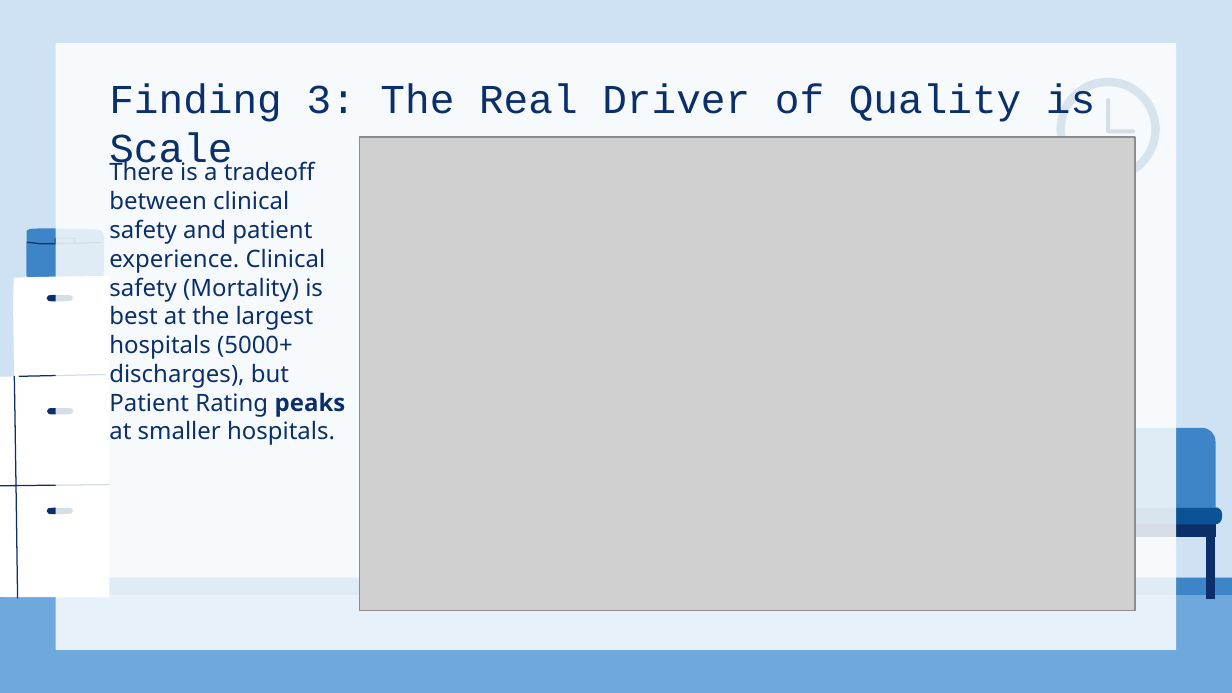
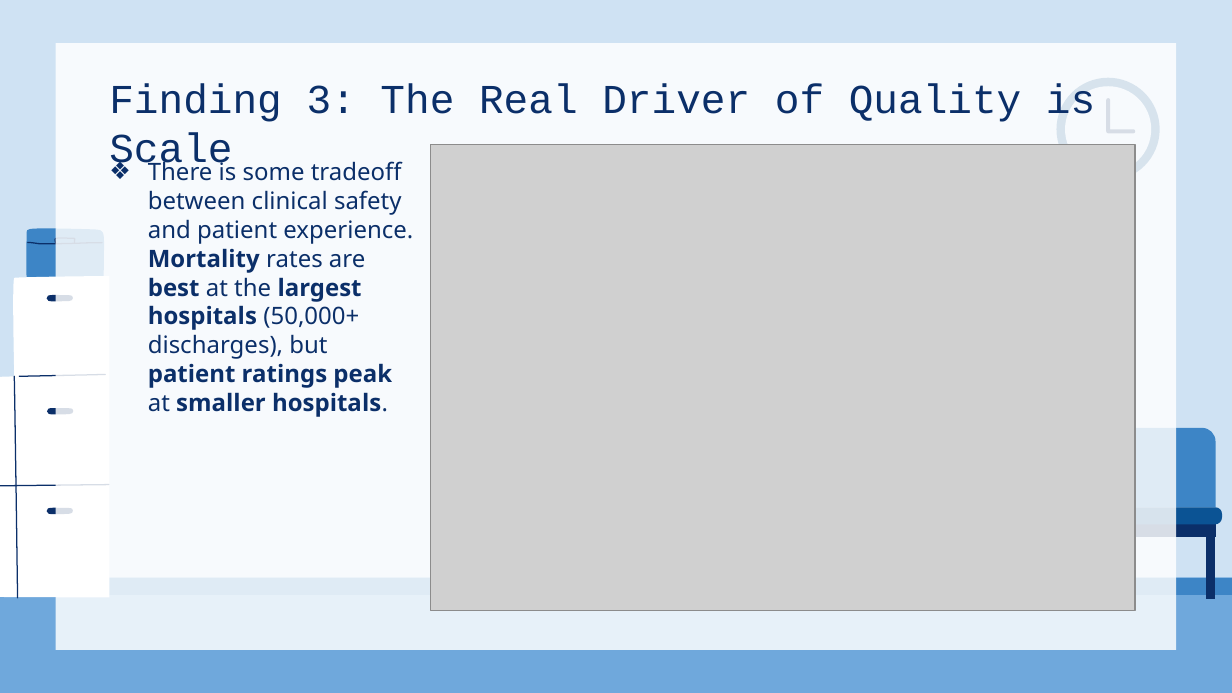
Before and after one commit to kjaques/hospital-financial-and-quality-performance, a slide deck: slide 12 of The Cost of Care.pptx. Drawn at 1232x693 pixels with LibreOffice and Linux fonts; fonts in the diff are those of the drawing; grey boxes stand for pictures. Boxes give left, top, right and bottom in pixels: in the first picture for what was removed or moved away, otherwise in the second. Text is boxed around its words. In the diff, an @@ line names an element or a change of style, - is before the commit and + after.

```diff
--- a/The Cost of Care.pptx
+++ b/The Cost of Care.pptx
@@ picture: place and size @@
-picture at bbox=[360, 137, 1135, 610]
+picture at bbox=[430, 144, 1135, 610]
@@ subtitle at bbox=[148, 158, 413, 417]: text changed @@
-There is a tradeoff between clinical safety and patient experience. Clinical safety (Mortality) is best at the largest hospitals (5000+ discharges), but Patient Rating peaks at smaller hospitals.
+❖ There is some tradeoff between clinical safety and patient experience. Mortality rates are best at the largest hospitals (50,000+ discharges), but patient ratings peak at smaller hospitals.
```
Also in this commit, not shown: 3 other slides changed, 9 other files.
